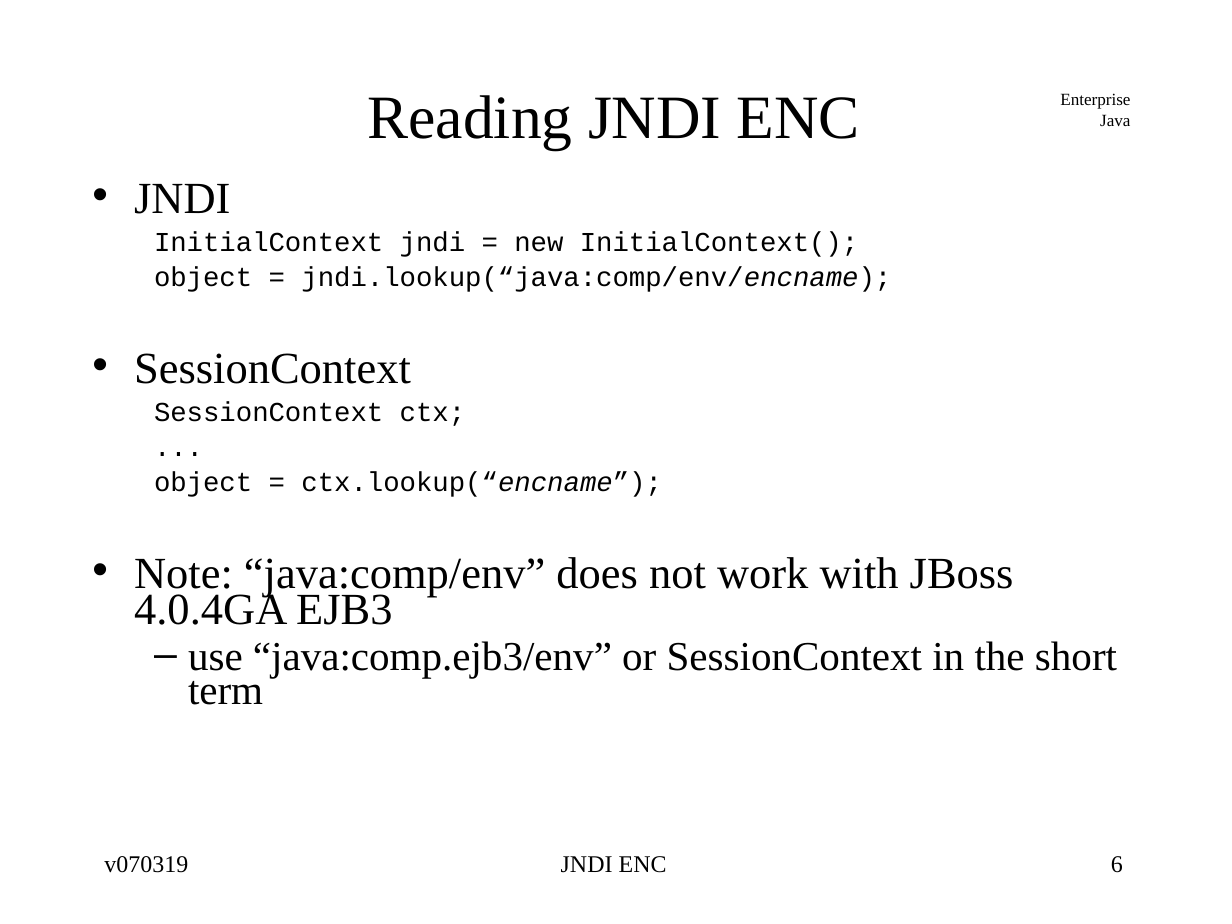
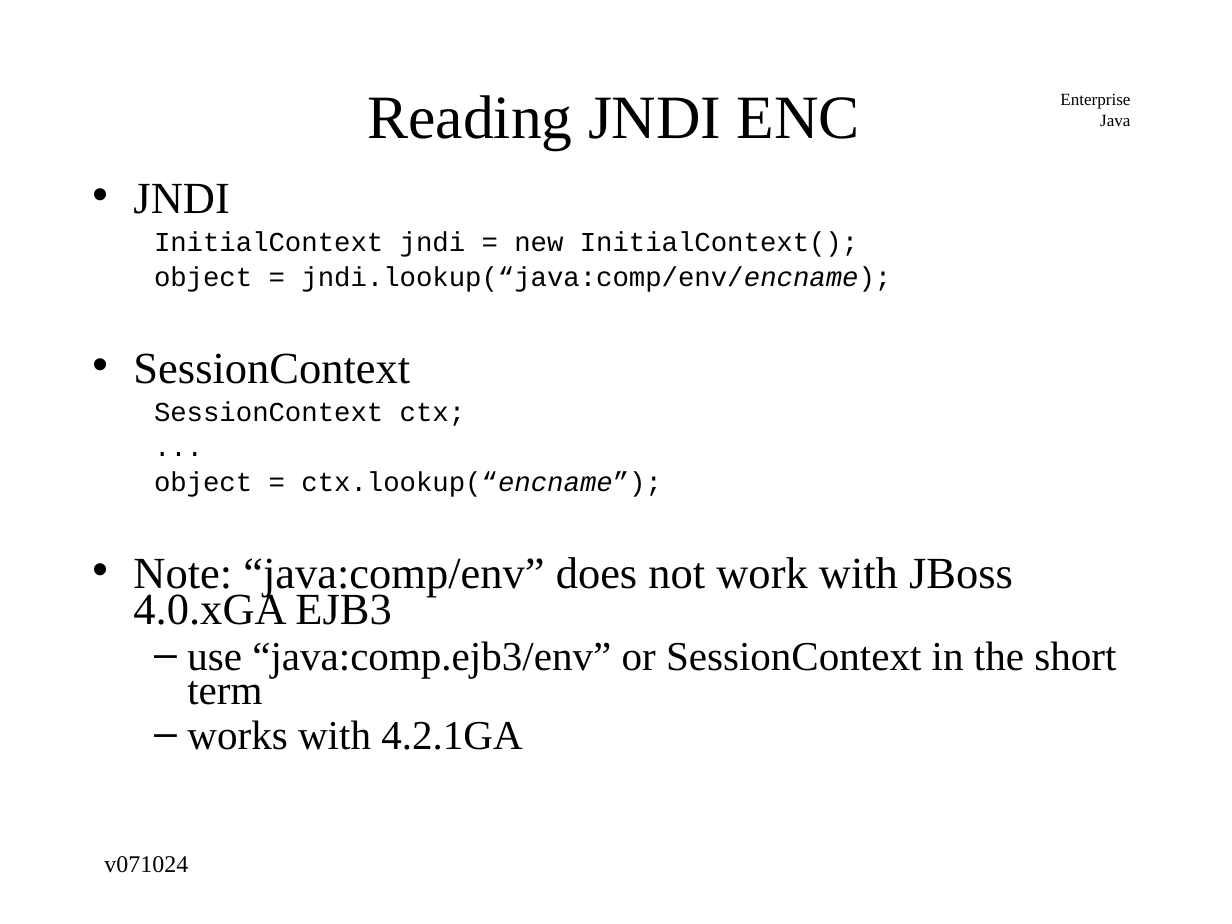
Before and after one commit to jcstaff/ejava-javaee, a slide deck: slide 6 of jndiDemo/src/site/resources/lectures/jndiENC.ppt. Drawn at 1232x924 pixels with LibreOffice and Linux fonts; fonts in the diff are those of the drawing. Boxes give left, top, right and bottom in pixels: in the first picture for what was removed or moved away, otherwise in the second. Text is boxed around its words. In the diff, an @@ line names an element or a change of style, - is before the commit and + after.

```diff
--- a/jndiDemo/src/site/resources/lectures/jndiENC.ppt
+++ b/jndiDemo/src/site/resources/lectures/jndiENC.ppt
@@ text at bbox=[133, 184, 1116, 705]: indent changed @@
@@ text at bbox=[133, 557, 1013, 625]: text changed @@
-• Note: “java:comp/env” does not work with JBoss 4.0.4GA EJB3
+• Note: “java:comp/env” does not work with JBoss 4.0.xGA EJB3
@@ text at bbox=[187, 720, 522, 750]: paragraph added @@
+  – works with 4.2.1GA
@@ text at bbox=[104, 856, 188, 873]: text changed @@
-v070319
+v071024
@@ text removed at bbox=[561, 856, 667, 873] @@
-JNDI ENC
@@ page number removed at bbox=[1111, 856, 1123, 873] @@
-6
```
Also in this commit, not shown: 15 other slides changed, 9 other files.
